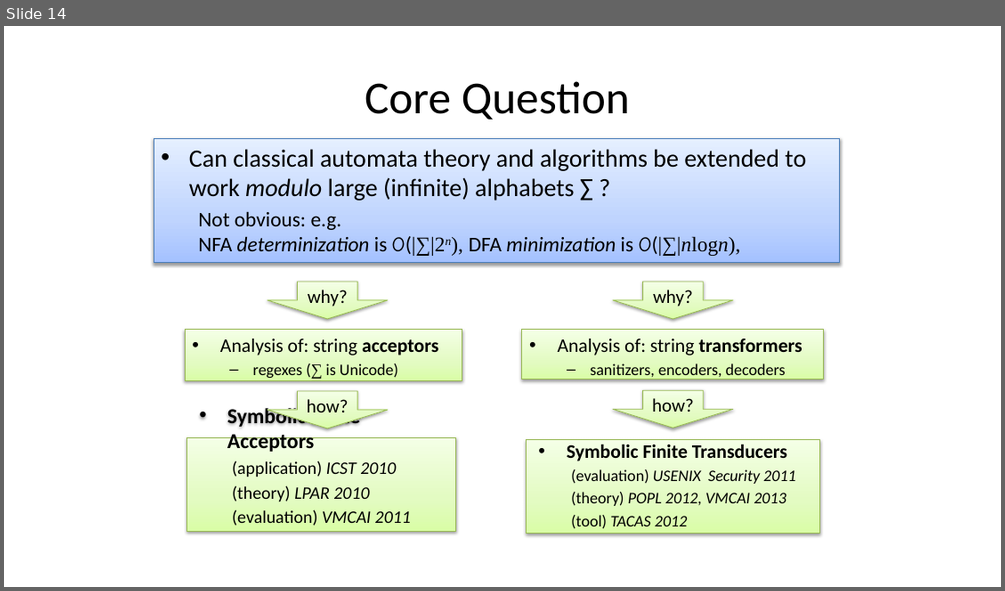
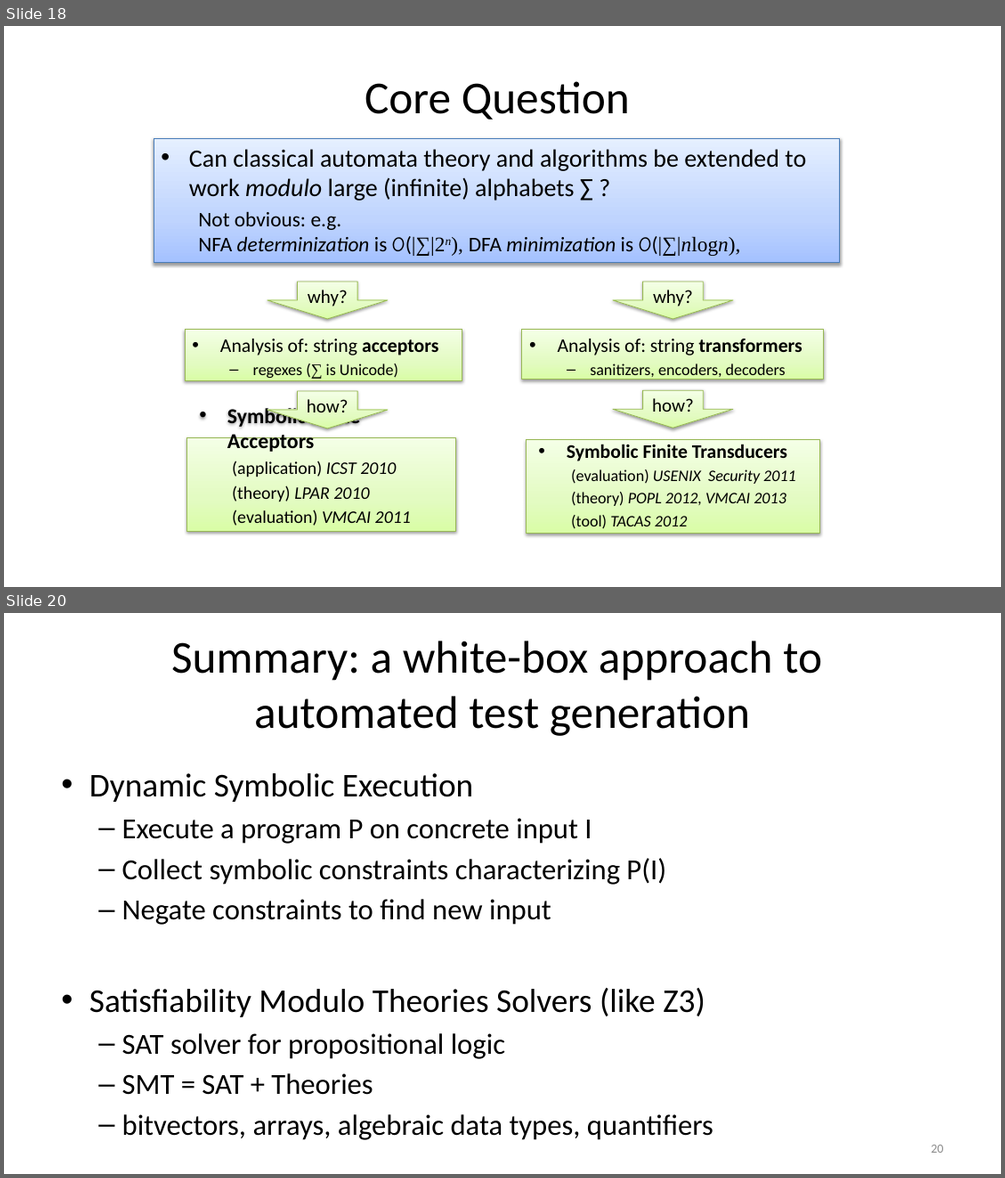
Before and after one commit to thomasjball/PyExZ3, a slide deck: marktoberdorf_slides/Marktoberdorf2014_4.pptx. Shown one above the other, each under a label of ours: slide 14 before the commit, slides 18 and 20 after it; the slides between them are not shown. The pictures are 1005x591 and 1005x1178 pixels, drawn with LibreOffice and Linux fonts; fonts in the diff are those of the drawing. Boxes give left, top, right and bottom in pixels: in the first picture for what was removed or moved away, otherwise in the second. Text is boxed around its words. In the diff, an @@ line names an element or a change of style, - is before the commit and + after.

```diff
--- a/marktoberdorf_slides/Marktoberdorf2014_4.pptx
+++ b/marktoberdorf_slides/Marktoberdorf2014_4.pptx
@@ slide 20 added at (4,613,1001,1174), background #FFFFFF @@
@@ title added at (171,641,822,736), 44 pt, text #000000 @@
+Summary: a white-box approach to
+automated test generation
@@ text added at (89,773,713,1140), 28 pt, text #000000 @@
+• Dynamic Symbolic Execution
+  – Execute a program P on concrete input I
+  – Collect symbolic constraints characterizing P(I)
+  – Negate constraints to find new input
+• Satisfiability Modulo Theories Solvers (like Z3)
+  – SAT solver for propositional logic
+  – SMT = SAT + Theories
+  – bitvectors, arrays, algebraic data types, quantifiers
@@ page number added at (930,1144,943,1152), 12 pt, text #8C8C8C @@
+20
@@ what was slide 14 is now slide 18 @@
```
Also in this commit, not shown: 3 slides changed, 6 other slides added, 5 other files.
